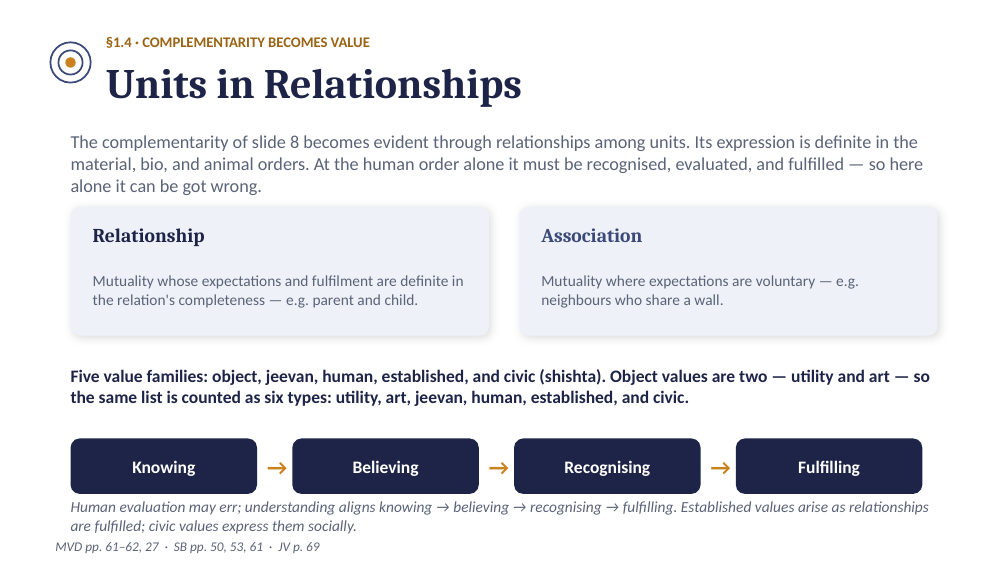
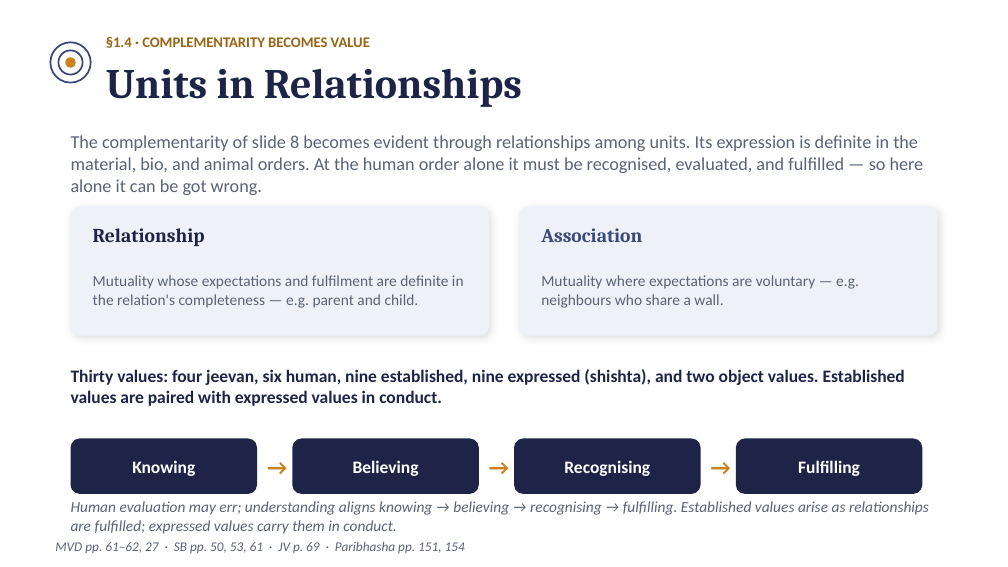
Before and after one commit to raghavamohan/AnalyticMadhyasthDarshan, a slide deck: slide 10 of Studies/The-Ontology-of-Coexistence/The-Ontology-of-Existence-Madhyasth-Darshan.pptx. Drawn at 1008x567 pixels with LibreOffice and Linux fonts; fonts in the diff are those of the drawing. Boxes give left, top, right and bottom in pixels: in the first picture for what was removed or moved away, otherwise in the second. Text is boxed around its words. In the diff, an @@ line names an element or a change of style, - is before the commit and + after.

```diff
--- a/Studies/The-Ontology-of-Coexistence/The-Ontology-of-Existence-Madhyasth-Darshan.pptx
+++ b/Studies/The-Ontology-of-Coexistence/The-Ontology-of-Existence-Madhyasth-Darshan.pptx
@@ text at box(71, 369, 905, 406): text changed @@
-Five value families: object, jeevan, human, established, and civic (shishta). Object values are two — utility and art — so the same list is counted as six types: utility, art, jeevan, human, established, and civic.
+Thirty values: four jeevan, six human, nine established, nine expressed (shishta), and two object values. Established values are paired with expressed values in conduct.
@@ text at box(71, 501, 929, 534): text changed @@
-Human evaluation may err; understanding aligns knowing → believing → recognising → fulfilling. Established values arise as relationships are fulfilled; civic values express them socially.
+Human evaluation may err; understanding aligns knowing → believing → recognising → fulfilling. Established values arise as relationships are fulfilled; expressed values carry them in conduct.
@@ text at box(55, 542, 465, 553): text changed @@
-MVD pp. 61–62, 27 · SB pp. 50, 53, 61 · JV p. 69
+MVD pp. 61–62, 27 · SB pp. 50, 53, 61 · JV p. 69 · Paribhasha pp. 151, 154
```
Also in this commit, not shown: 3 other slides changed, 21 other files.
